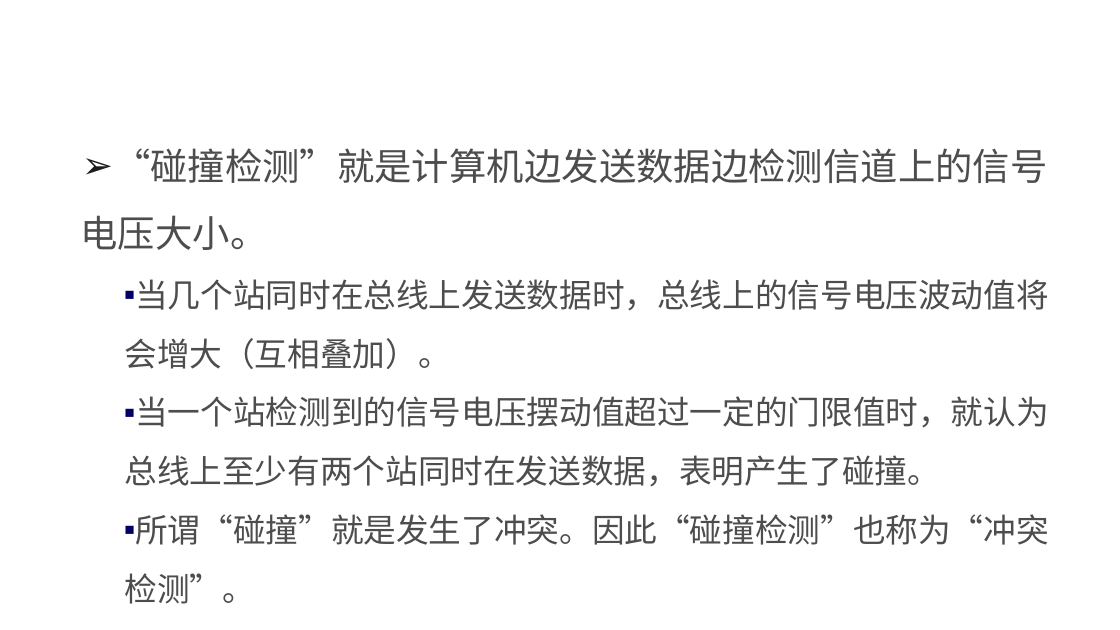
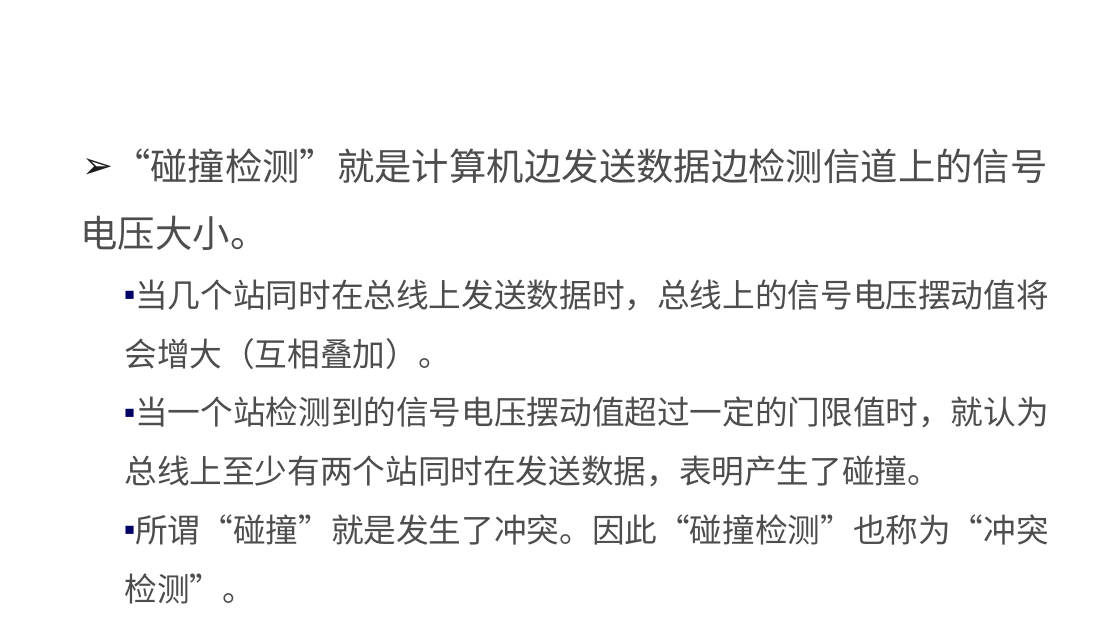
Before and after one commit to edu2act/course-NetWork, a slide deck: slide 41 of materials/slides/ch03 Data Link Layer.pptx. Drawn at 1120x630 pixels with LibreOffice and Linux fonts; fonts in the diff are those of the drawing; background and template pictures are left out. Boxes give left, top, right and bottom in pixels: in the first picture for what was removed or moved away, otherwise in the second. Text is boxed around its words. In the diff, an @@ line names an element or a change of style, - is before the commit and + after.

```diff
--- a/materials/slides/ch03 Data Link Layer.pptx
+++ b/materials/slides/ch03 Data Link Layer.pptx
@@ text at [124,279,1049,369]: text changed @@
-  ▪ 当几个站同时在总线上发送数据时，总线上的信号电压波动值将会增大（互相叠加）。
+  ▪ 当几个站同时在总线上发送数据时，总线上的信号电压摆动值将会增大（互相叠加）。
```
Also in this commit, not shown: 16 other slides changed.
